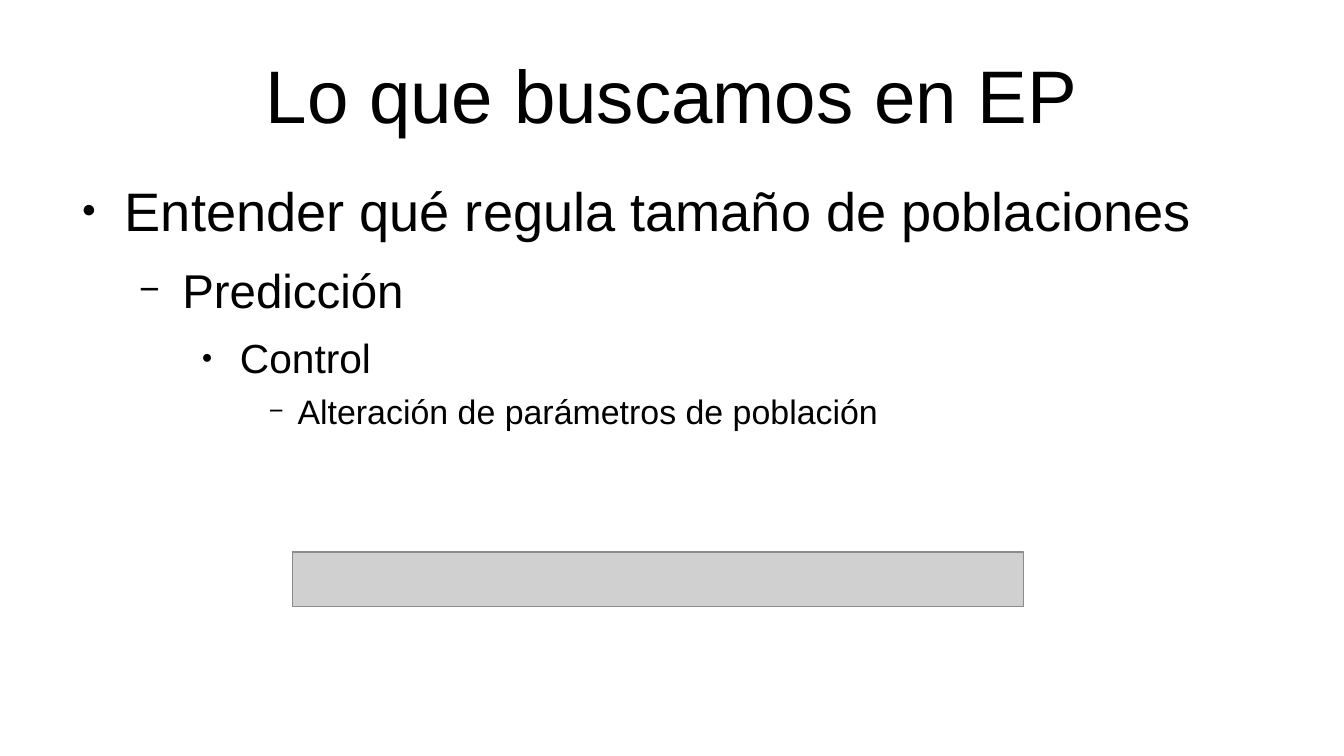
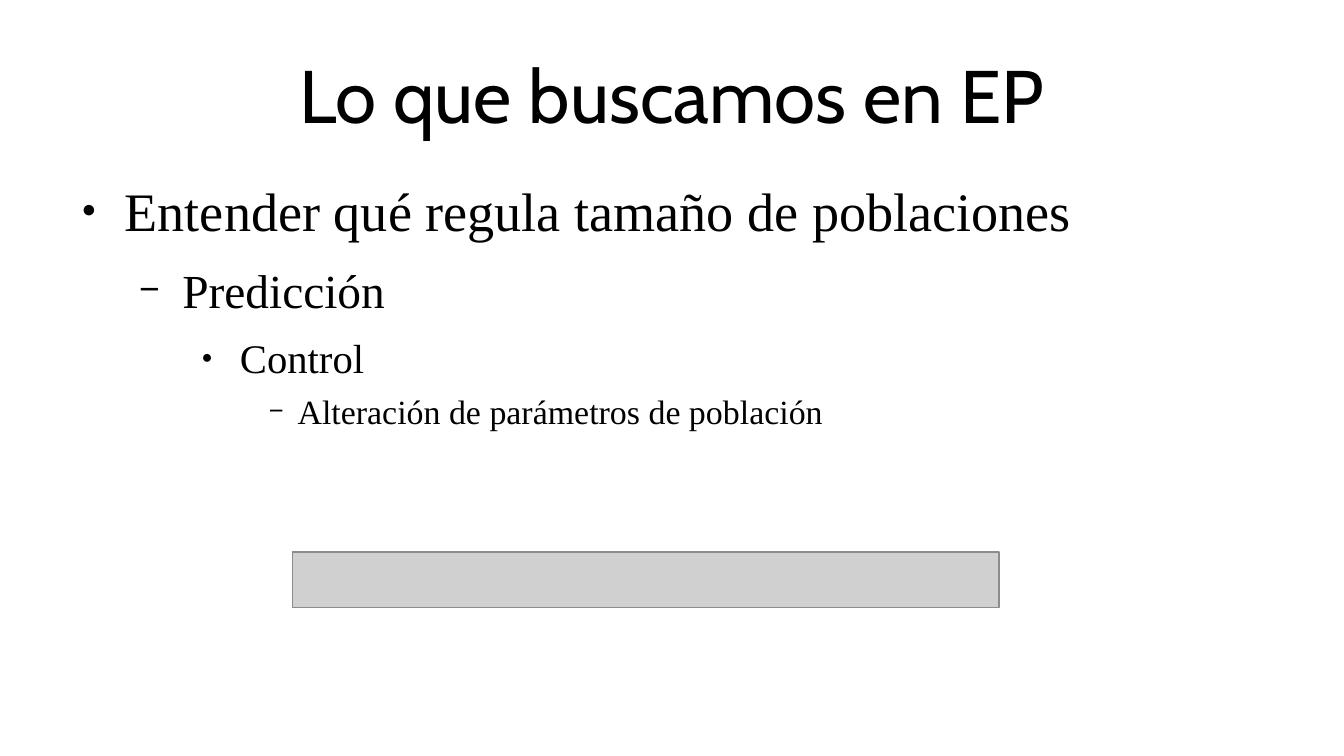
Before and after one commit to gerardommc/Ecologia-poblaciones, a slide deck: slide 18 of Unidad-1/Poblacion.odp (slide 14 before the commit). Drawn at 1344x756 pixels with LibreOffice and Linux fonts; fonts in the diff are those of the drawing; grey boxes stand for pictures. Boxes give left, top, right and bottom in pixels: in the first picture for what was removed or moved away, otherwise in the second. Text is boxed around its words. In the diff, an @@ line names an element or a change of style, - is before the commit and + after.

Commit message:
Cambios poblacion 2

```diff
--- a/Unidad-1/Poblacion.odp
+++ b/Unidad-1/Poblacion.odp
@@ title "Lo que buscamos en EP" at (299,67,1044,139): font Arial to Cabin @@
@@ text "Entender qué regula tamaño de ..." at (125,193,1071,431): font Arial to Times New Roman @@
@@ picture: place and size @@
-picture at (293,552,1023,607)
+picture at (293,552,999,609)
```
Also in this commit, not shown: 14 other slides changed, 4 slides added, 1 other file.
